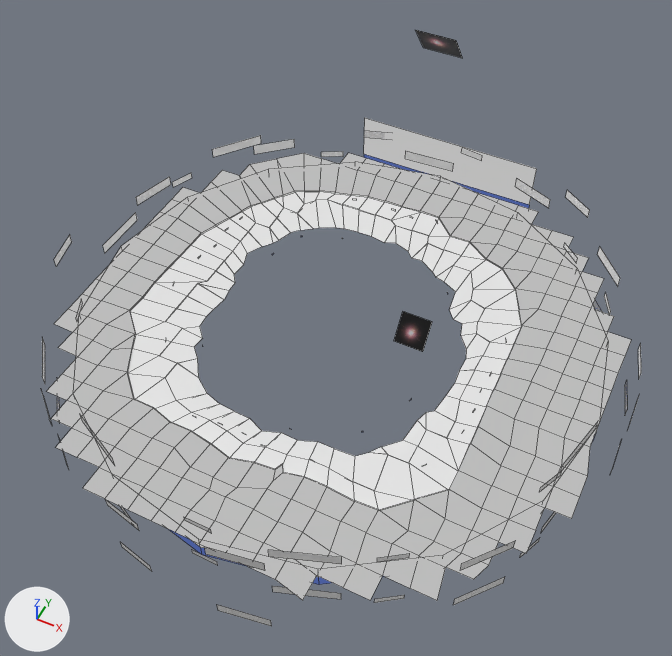
One commit to the Blender file samples/golf/mod_kit/skybox.blend: the scene before it, then after it.
One viewpoint serves both versions: a 50 mm camera at (10.4, -21.1, 26.7) aimed at (-0.2, 0.1, 0.3). Lighting does not change. The marker at lower left points along +X, +Y and +Z. Mesh edges are drawn as thin lines.

The scene before the commit, as lines of its bpy script (objects in view):
```python
me_plane = bpy.data.meshes.new('Plane')
me_plane.from_pydata(...)  # 8 vertices, 2 faces; spans x -4.0..4.0, y 10.5, z -2.0..2.0
me_plane.materials.append(mat_mountain)  # its picture is missing
me_plane_003 = bpy.data.meshes.new('Plane.003')
me_plane_003.from_pydata(...)  # 517 vertices, 344 faces; spans x -10.0..10.2, y -10.2..10.0, z -0.1..0.4
me_plane_003.materials.append(mat_fields)  # its picture is missing
me_plane_005 = bpy.data.meshes.new('Plane.005')
me_plane_005.from_pydata(...)  # 704 vertices, 464 faces; spans x -10.0..10.2, y -10.2..10.0, z -0.1..0.3
# faces by material slot: [282, 182]
me_plane_005.materials.append(mat_fields)  # its picture is missing
me_plane_005.materials.append(mat_sand)  # its picture is missing
ob_hills = bpy.data.objects.new('Hills', me_plane_003)
ob_hills.location = (0.0, 0.0, 0.0)
ob_hills.hide_set(True)
ob_mountains = bpy.data.objects.new('Mountains', me_plane)
ob_mountains.location = (0.0, 0.0, 0.0)
ob_tropical = bpy.data.objects.new('tropical', me_plane_005)
ob_tropical.location = (0.0, 0.0, 0.0)
# also in view: 'Clouds' at (0.1, -0.1, 0.0); 'sun_high' at (0.0, 8.2, 0.0); 'Horizon' at (0.0, 0.0, 0.0)
```
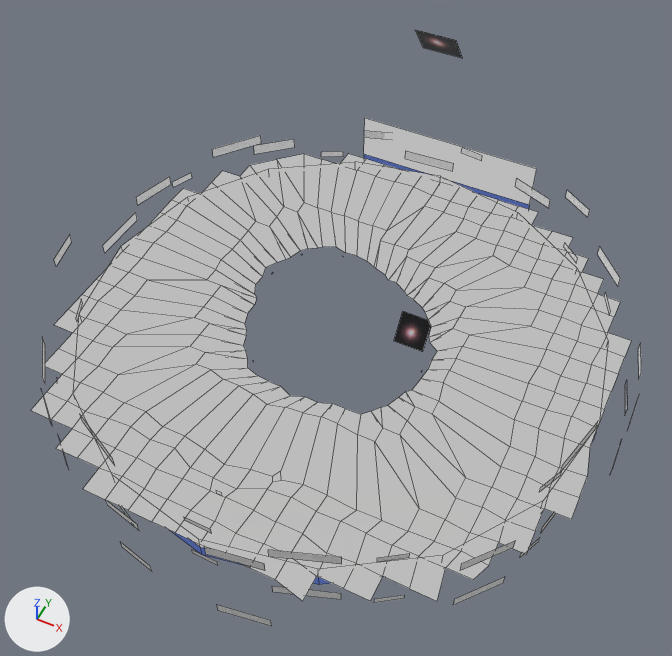
Location of each change, [x1, y1, x2, y2] in pixels of the pictures (672 x 656 px):
'Hills', shown: after [31, 154, 631, 601]
'tropical', hidden: before [47, 153, 631, 600]

The change, as a diff of the scene's bpy script:
```diff
--- a/samples/golf/mod_kit/skybox.blend.py
+++ b/samples/golf/mod_kit/skybox.blend.py
@@ ob_hills @@
 ob_hills.location = (0.0, 0.0, 0.0)
-ob_hills.hide_set(True)
@@ ob_tropical @@
 ob_tropical.location = (0.0, 0.0, 0.0)
+ob_tropical.hide_set(True)
```
